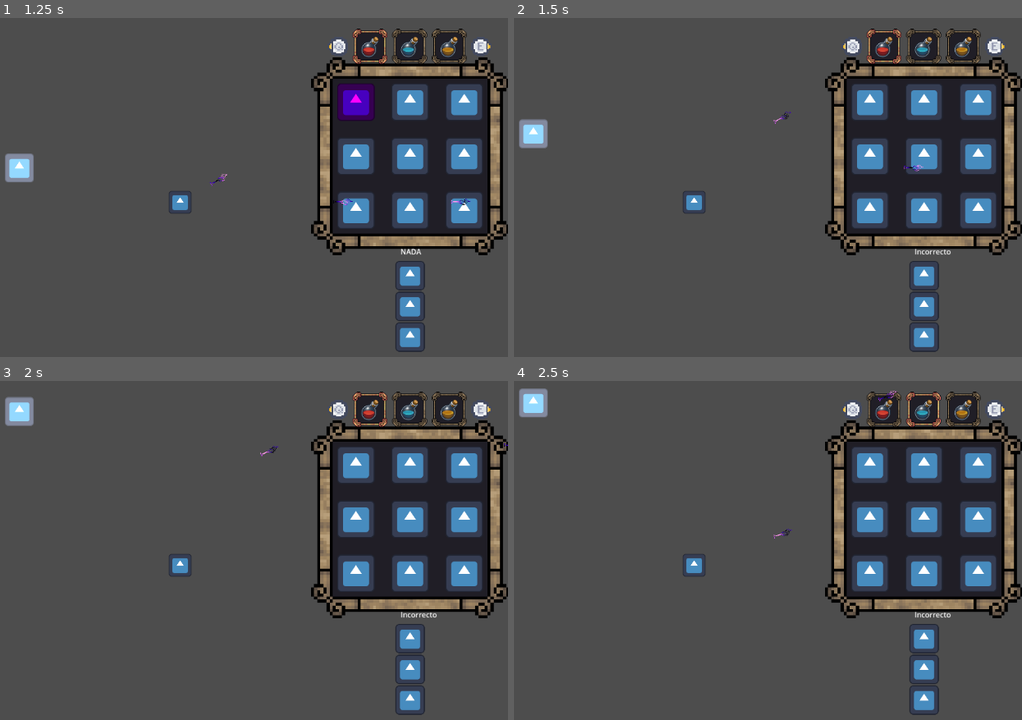
Above: before the commit, frames 1-4 (two rows, left to right).
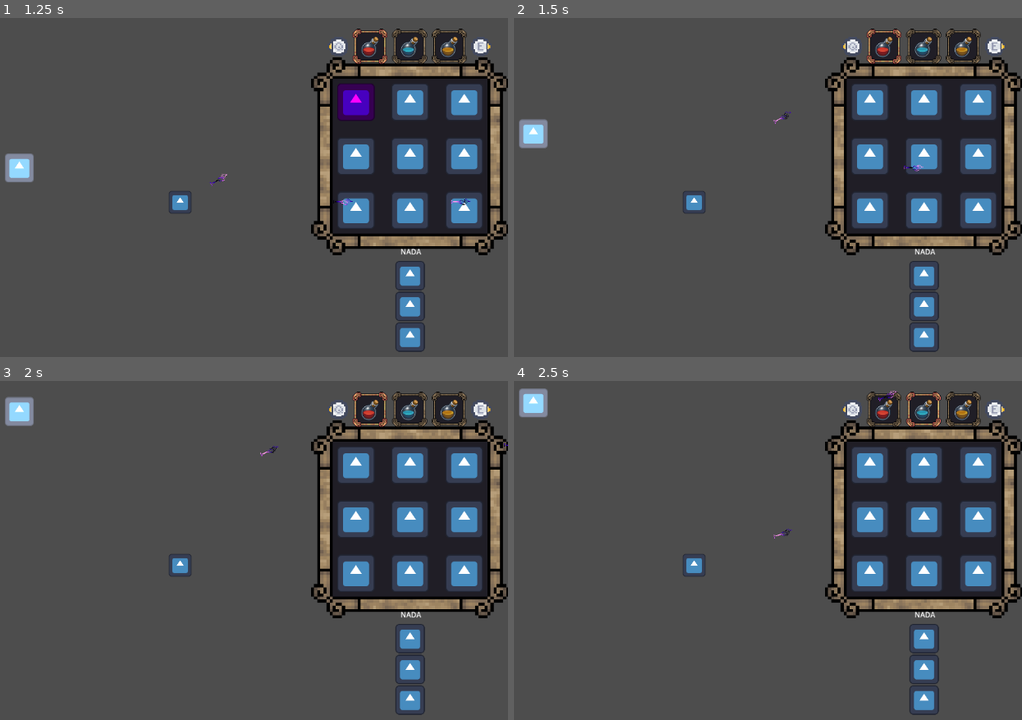
Above: after the commit, the same moments.

Repository: Irozuku/A-Painters-Nightmare-bitCrawlerStudios
Game: Godot game, scene res://scenes/main.tscn
Two runs of this game, one before a commit and one after it. Both use one fixed random seed, a clock stepped at 60 frames per second and the inputs below. The engine's default icon, where the game draws it, is replaced by a stand-in: a white triangle on a blue panel in a dark square.
Inputs (mouse positions are in pixels of both pictures, inside the frame that each line leads up to):
- Up to frame 1 (1.25 s): move the mouse to (355, 102) at 0.52 s; press the mouse at (355, 102) at 0.53 s; hold E (change_paint_right) from 0.53 s (still down); tap Space (release_power, bound only after the commit) at 0.8 s
- Up to frame 2 (1.5 s): move the mouse to (925, 102) at 1.27 s; release E (change_paint_right) at 1.28 s; release the mouse at (925, 102) at 1.28 s; hold S (down) from 1.28 s (still down); tap Space (release_power, bound only after the commit) at 1.35 s
- Up to frame 3 (2 s): keep holding S (down); click (411, 465) at 1.55 s
- Up to frame 4 (2.5 s): move the mouse to (981, 465) at 2.02 s; release S (down) at 2.03 s; hold E (change_paint_right) from 2.03 s (still down); hold Space (release_power, bound only after the commit) from 2.03 s (still down); tap 2 (blue_paint) at 2.1 s; click (981, 465) at 2.17 s

Frame 1 is identical in both runs. In frame 2, less than 0.1% of the frame differs, in the area x 78-86%, y 68-70%; in frame 3, less than 0.1%; in frame 4, less than 0.1%.

Commit message:
added release power functions

Diff:
--- a/project.godot
+++ b/project.godot
@@ -72,6 +72,11 @@
 "events": [Object(InputEventKey,"resource_local_to_scene":false,"resource_name":"","device":-1,"window_id":0,"alt_pressed":false,"shift_pressed":false,"ctrl_pressed":false,"meta_pressed":false,"pressed":false,"keycode":0,"physical_keycode":69,"key_label":0,"unicode":101,"echo":false,"script":null)
 ]
 }
+release_power={
+"deadzone": 0.5,
+"events": [Object(InputEventKey,"resource_local_to_scene":false,"resource_name":"","device":-1,"window_id":0,"alt_pressed":false,"shift_pressed":false,"ctrl_pressed":false,"meta_pressed":false,"pressed":false,"keycode":0,"physical_keycode":32,"key_label":0,"unicode":32,"echo":false,"script":null)
+]
+}
 
 [layer_names]
 
--- a/scenes/grid.gd
+++ b/scenes/grid.gd
@@ -1,9 +1,11 @@
 extends Area2D
 
 var points = []
+var loaded_powers = []
 var active_paint
 
 @onready var text = $Label
+
 @onready var sprite1 = $Point1/PointSprite1
 @onready var sprite2 = $Point2/PointSprite2
 @onready var sprite3 = $Point3/PointSprite3
@@ -18,19 +20,24 @@
 func _ready():
 	pass # Replace with function body.
 
+func load_power(power: String, paint: int):
+	if loaded_powers.is_empty():
+		loaded_powers.append([power, paint])
+	else:
+		for pow in loaded_powers:
+			if not (power in pow):
+				loaded_powers.append([power, paint])
+
 # Called every frame. 'delta' is the elapsed time since the previous frame.
 func _process(delta):
 	if (Input.is_action_just_released("left_click")):
-		if (points == []):
-			text.text = "Nada"
-		elif (points == [1, 5, 9, 6, 3, 7] or points == [7, 5, 3, 6, 9, 1]):
-			text.text = "Poder 1"
+		active_paint = $PaintBar.current_index
+		if (points == [1, 5, 9, 6, 3, 7] or points == [7, 5, 3, 6, 9, 1]):
+			load_power("Poder 1", active_paint)
 		elif (points == [1, 2, 3, 5, 7, 8, 9] or points == [9, 8, 7, 5, 3, 2, 1]):
-			text.text = "Poder 2"
+			load_power("Poder 2", active_paint)
 		elif (points == [4, 8, 5, 2, 6] or points == [6, 2, 5, 8, 4]):
-			text.text = "Poder 3"
-		else:
-			text.text = "Incorrecto"
+			load_power("Poder 3", active_paint)
 		sprite1.modulate = Color("ffffff")
 		sprite2.modulate = Color("ffffff")
 		sprite3.modulate = Color("ffffff")
@@ -41,3 +48,6 @@
 		sprite8.modulate = Color("ffffff")
 		sprite9.modulate = Color("ffffff")
 		points.clear()
+	if (Input.is_action_pressed("release_power")):
+		#Envia la orden de que poder realizar a ...
+		loaded_powers.clear()
